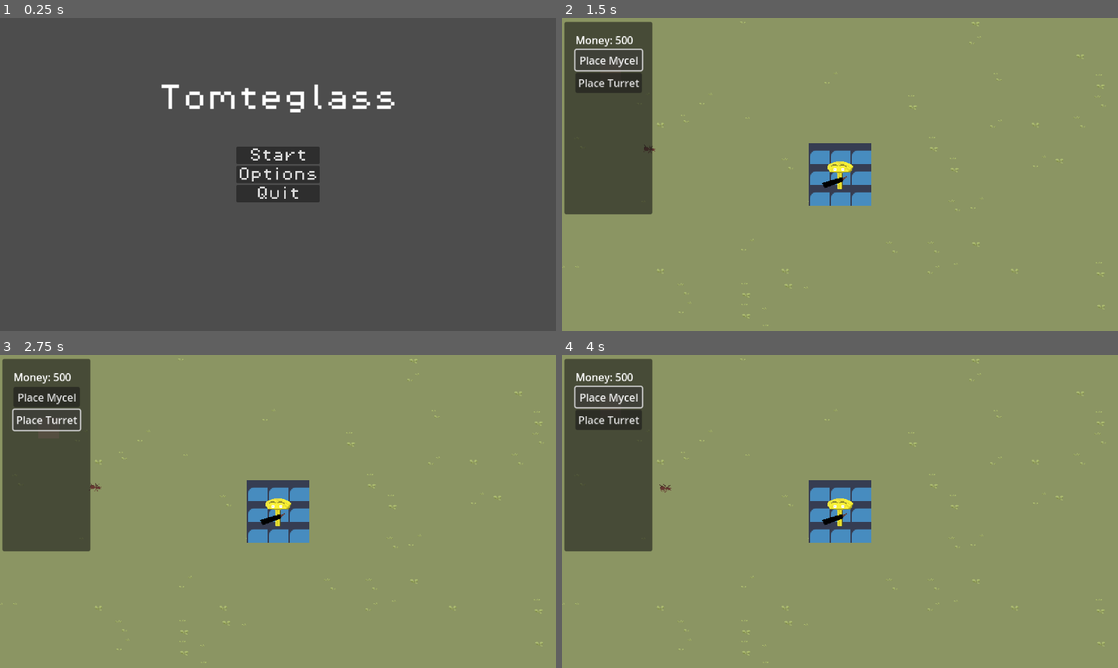
Above: before the commit, frames 1-4 (two rows, left to right).
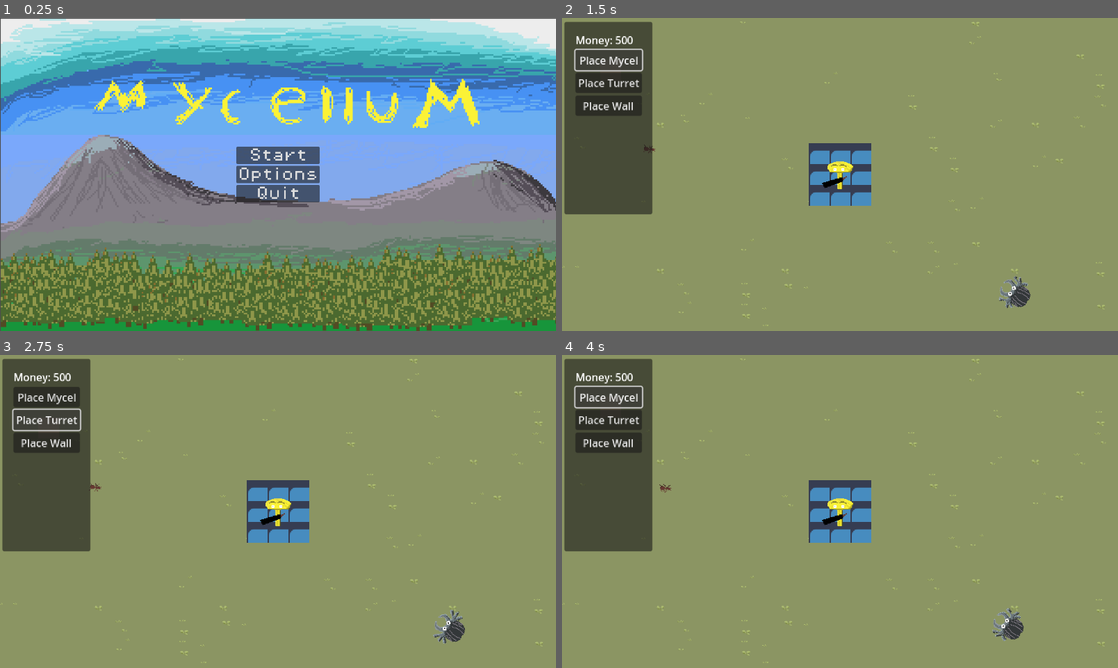
Above: after the commit, the same moments.

Repository: antax07/Tomteglass
Game: Godot game, scene res://scenes/main_menu.tscn
Same seed, same stepped clock (60 frames per second), same inputs: the game is played once before the commit and once after it. The engine's default icon, where the game draws it, is replaced by a stand-in: a white triangle on a blue panel in a dark square.
Inputs (mouse positions are in pixels of both pictures, inside the frame that each line leads up to):
- Up to frame 1 (0.25 s): no input
- Up to frame 2 (1.5 s): click "Start" at 0.5 s; click "Place Mycel" at 1.25 s
- Up to frame 3 (2.75 s): click "Place Turret" at 2 s
- Up to frame 4 (4 s): click (606, 442) at 2.75 s, where only the run after the commit has a clickable "Place Wall"; click "Place Mycel" at 3.5 s

The runs differ from the first frame. In frame 1, 98% of the frame differs, in the area x 0-100%, y 0-100%; in frame 2, 1.0%; in frame 3, 1.0%; in frame 4, 1.0%.

Commit message:
Jävla massa saker

Diff:
--- a/scenes/base_insect.tscn
+++ b/scenes/base_insect.tscn
@@ -1,7 +1,28 @@
-[gd_scene load_steps=21 format=3 uid="uid://b4x5pdb4av343"]
+[gd_scene load_steps=27 format=3 uid="uid://b4x5pdb4av343"]
 
 [ext_resource type="Script" path="res://scripts/base_insect.gd" id="1_l8n6i"]
 [ext_resource type="Texture2D" uid="uid://b4m463t6srq5u" path="res://assets/sprites/base_insect.png" id="2_eofkt"]
+[ext_resource type="Texture2D" uid="uid://2be42omsgt1g" path="res://assets/sprites/base_insect_attack.png" id="2_thha2"]
+
+[sub_resource type="AtlasTexture" id="AtlasTexture_nq5yg"]
+atlas = ExtResource("2_thha2")
+region = Rect2(0, 0, 32, 32)
+
+[sub_resource type="AtlasTexture" id="AtlasTexture_4qikm"]
+atlas = ExtResource("2_thha2")
+region = Rect2(32, 0, 32, 32)
+
+[sub_resource type="AtlasTexture" id="AtlasTexture_bxe14"]
+atlas = ExtResource("2_thha2")
+region = Rect2(64, 0, 32, 32)
+
+[sub_resource type="AtlasTexture" id="AtlasTexture_ex40j"]
+atlas = ExtResource("2_thha2")
+region = Rect2(96, 0, 32, 32)
+
+[sub_resource type="AtlasTexture" id="AtlasTexture_bac3v"]
+atlas = ExtResource("2_thha2")
+region = Rect2(128, 0, 32, 32)
 
 [sub_resource type="AtlasTexture" id="AtlasTexture_bojr6"]
 atlas = ExtResource("2_eofkt")
@@ -61,6 +82,26 @@
 
 [sub_resource type="SpriteFrames" id="SpriteFrames_k4hwo"]
 animations = [{
+"frames": [{
+"duration": 1.0,
+"texture": SubResource("AtlasTexture_nq5yg")
+}, {
+"duration": 1.0,
+"texture": SubResource("AtlasTexture_4qikm")
+}, {
+"duration": 1.0,
+"texture": SubResource("AtlasTexture_bxe14")
+}, {
+"duration": 1.0,
+"texture": SubResource("AtlasTexture_ex40j")
+}, {
+"duration": 1.0,
+"texture": SubResource("AtlasTexture_bac3v")
+}],
+"loop": true,
+"name": &"attack",
+"speed": 5.0
+}, {
 "frames": [{
 "duration": 1.0,
 "texture": SubResource("AtlasTexture_bojr6")
@@ -115,7 +156,7 @@
 }]
 
 [sub_resource type="RectangleShape2D" id="RectangleShape2D_m7nk1"]
-size = Vector2(6, 6)
+size = Vector2(22, 16)
 
 [sub_resource type="Animation" id="Animation_e0tdx"]
 resource_name = "death"
@@ -149,8 +190,9 @@
 
 [node name="AnimatedSprite2D" type="AnimatedSprite2D" parent="."]
 sprite_frames = SubResource("SpriteFrames_k4hwo")
-animation = &"death"
+animation = &"attack"
 autoplay = "walk"
+frame_progress = 0.431087
 
 [node name="CollisionShape2D" type="CollisionShape2D" parent="."]
 shape = SubResource("RectangleShape2D_m7nk1")
--- a/scenes/base_turret_mushroom.tscn
+++ b/scenes/base_turret_mushroom.tscn
@@ -270,6 +270,27 @@
 
 [sub_resource type="CircleShape2D" id="CircleShape2D_dciat"]
 radius = 245.008
+
+[sub_resource type="Animation" id="Animation_u0p8i"]
+resource_name = "death"
+length = 3.0
+tracks/0/type = "method"
+tracks/0/imported = false
+tracks/0/enabled = true
+tracks/0/path = NodePath(".")
+tracks/0/interp = 1
+tracks/0/loop_wrap = true
+tracks/0/keys = {
+"times": PackedFloat32Array(0, 3),
+"transitions": PackedFloat32Array(1, 1),
+"values": [{
+"args": [],
+"method": &"death_animation"
+}, {
+"args": [],
+"method": &"queue_free"
+}]
+}
 
 [sub_resource type="Animation" id="Animation_f85h8"]
 resource_name = "launch"
@@ -292,27 +313,6 @@
 }]
 }
 
-[sub_resource type="Animation" id="Animation_u0p8i"]
-resource_name = "death"
-length = 3.0
-tracks/0/type = "method"
-tracks/0/imported = false
-tracks/0/enabled = true
-tracks/0/path = NodePath(".")
-tracks/0/interp = 1
-tracks/0/loop_wrap = true
-tracks/0/keys = {
-"times": PackedFloat32Array(0, 3),
-"transitions": PackedFloat32Array(1, 1),
-"values": [{
-"args": [],
-"method": &"death_animation"
-}, {
-"args": [],
-"method": &"queue_free"
-}]
-}
-
 [sub_resource type="AnimationLibrary" id="AnimationLibrary_7hq7k"]
 _data = {
 "death": SubResource("Animation_u0p8i"),
--- a/scenes/main.tscn
+++ b/scenes/main.tscn
@@ -66,3 +66,6 @@
 tile_set = SubResource("TileSet_oe74n")
 format = 2
 layer_0/tile_data = PackedInt32Array(-1, 0, 0, 65534, 0, 0, 262138, 0, 0, 196603, 0, 0, 262140, 0, 0, 196611, 0, 0, 196 …(9242 unchanged characters)…
+
+[node name="Strong Insect" parent="." instance=ExtResource("4_30vgc")]
+position = Vector2(270.255, 183)
--- a/scenes/main_menu.tscn
+++ b/scenes/main_menu.tscn
@@ -1,7 +1,44 @@
-[gd_scene load_steps=3 format=3 uid="uid://cjdk11pkyroey"]
+[gd_scene load_steps=9 format=3 uid="uid://cjdk11pkyroey"]
 
 [ext_resource type="FontFile" uid="uid://domppl16314ho" path="res://assets/fonts/PixelOperator8.ttf" id="1_3noff"]
 [ext_resource type="Script" path="res://scripts/main_menu.gd" id="1_r71lk"]
+[ext_resource type="Texture2D" uid="uid://bt25axnhpxeen" path="res://assets/sprites/main_menu.png" id="3_cjye6"]
+
+[sub_resource type="AtlasTexture" id="AtlasTexture_60gxv"]
+atlas = ExtResource("3_cjye6")
+region = Rect2(0, 0, 320, 180)
+
+[sub_resource type="AtlasTexture" id="AtlasTexture_8w0hj"]
+atlas = ExtResource("3_cjye6")
+region = Rect2(320, 0, 320, 180)
+
+[sub_resource type="AtlasTexture" id="AtlasTexture_oxnim"]
+atlas = ExtResource("3_cjye6")
+region = Rect2(640, 0, 320, 180)
+
+[sub_resource type="AtlasTexture" id="AtlasTexture_4i6x0"]
+atlas = ExtResource("3_cjye6")
+region = Rect2(960, 0, 320, 180)
+
+[sub_resource type="SpriteFrames" id="SpriteFrames_4ivk0"]
+animations = [{
+"frames": [{
+"duration": 1.0,
+"texture": SubResource("AtlasTexture_60gxv")
+}, {
+"duration": 1.0,
+"texture": SubResource("AtlasTexture_8w0hj")
+}, {
+"duration": 1.0,
+"texture": SubResource("AtlasTexture_oxnim")
+}, {
+"duration": 1.0,
+"texture": SubResource("AtlasTexture_4i6x0")
+}],
+"loop": true,
+"name": &"default",
+"speed": 7.0
+}]
 
 [node name="Main Menu" type="Control"]
 layout_mode = 3
@@ -13,6 +50,7 @@
 script = ExtResource("1_r71lk")
 
 [node name="TitleLable" type="Label" parent="."]
+visible = false
 layout_mode = 1
 anchors_preset = 5
 anchor_left = 0.5
@@ -58,6 +96,14 @@
 theme_override_font_sizes/font_size = 32
 text = "Quit"
 
+[node name="AnimatedSprite2D" type="AnimatedSprite2D" parent="."]
+z_index = -5
+position = Vector2(650, 366.5)
+scale = Vector2(4.05, 4.05)
+sprite_frames = SubResource("SpriteFrames_4ivk0")
+autoplay = "default"
+frame_progress = 0.132051
+
 [connection signal="pressed" from="VBoxContainer/StartButton" to="." method="_on_start_button_pressed"]
 [connection signal="pressed" from="VBoxContainer/OptionsButton" to="." method="_on_options_button_pressed"]
 [connection signal="pressed" from="VBoxContainer/QuitButton" to="." method="_on_quit_button_pressed"]
--- a/scenes/strong_insect.tscn
+++ b/scenes/strong_insect.tscn
@@ -1,7 +1,189 @@
-[gd_scene load_steps=3 format=3 uid="uid://c8wry8l36soej"]
+[gd_scene load_steps=27 format=3 uid="uid://c8wry8l36soej"]
 
 [ext_resource type="PackedScene" uid="uid://b4x5pdb4av343" path="res://scenes/base_insect.tscn" id="1_y0bbk"]
 [ext_resource type="Script" path="res://scripts/strong_insect.gd" id="2_3u3se"]
+[ext_resource type="Texture2D" uid="uid://bo0qg01hxt8q7" path="res://assets/sprites/strong_insect.png" id="3_tk7ii"]
+
+[sub_resource type="AtlasTexture" id="AtlasTexture_5djih"]
+atlas = ExtResource("3_tk7ii")
+region = Rect2(192, 0, 64, 64)
+
+[sub_resource type="AtlasTexture" id="AtlasTexture_f3mxx"]
+atlas = ExtResource("3_tk7ii")
+region = Rect2(256, 0, 64, 64)
+
+[sub_resource type="AtlasTexture" id="AtlasTexture_lb3y2"]
+atlas = ExtResource("3_tk7ii")
+region = Rect2(320, 0, 64, 64)
+
+[sub_resource type="AtlasTexture" id="AtlasTexture_8w8s3"]
+atlas = ExtResource("3_tk7ii")
+region = Rect2(384, 0, 64, 64)
+
+[sub_resource type="AtlasTexture" id="AtlasTexture_7j1ef"]
+atlas = ExtResource("3_tk7ii")
+region = Rect2(448, 0, 64, 64)
+
+[sub_resource type="AtlasTexture" id="AtlasTexture_4oeja"]
+atlas = ExtResource("3_tk7ii")
+region = Rect2(512, 0, 64, 64)
+
+[sub_resource type="AtlasTexture" id="AtlasTexture_sorwe"]
+atlas = ExtResource("3_tk7ii")
+region = Rect2(576, 0, 64, 64)
+
+[sub_resource type="AtlasTexture" id="AtlasTexture_wqeg1"]
+atlas = ExtResource("3_tk7ii")
+region = Rect2(640, 0, 64, 64)
+
+[sub_resource type="AtlasTexture" id="AtlasTexture_58nbl"]
+atlas = ExtResource("3_tk7ii")
+region = Rect2(704, 0, 64, 64)
+
+[sub_resource type="AtlasTexture" id="AtlasTexture_3muo4"]
+atlas = ExtResource("3_tk7ii")
+region = Rect2(768, 0, 64, 64)
+
+[sub_resource type="AtlasTexture" id="AtlasTexture_nmn8q"]
+atlas = ExtResource("3_tk7ii")
+region = Rect2(832, 0, 64, 64)
+
+[sub_resource type="AtlasTexture" id="AtlasTexture_bbyd5"]
+atlas = ExtResource("3_tk7ii")
+region = Rect2(896, 0, 64, 64)
+
+[sub_resource type="AtlasTexture" id="AtlasTexture_p03hb"]
+atlas = ExtResource("3_tk7ii")
+region = Rect2(960, 0, 64, 64)
+
+[sub_resource type="AtlasTexture" id="AtlasTexture_m88lq"]
+atlas = ExtResource("3_tk7ii")
+region = Rect2(1024, 0, 64, 64)
+
+[sub_resource type="AtlasTexture" id="AtlasTexture_p3hf4"]
+atlas = ExtResource("3_tk7ii")
+region = Rect2(1088, 0, 64, 64)
+
+[sub_resource type="AtlasTexture" id="AtlasTexture_qxvew"]
+atlas = ExtResource("3_tk7ii")
+region = Rect2(1152, 0, 64, 64)
+
+[sub_resource type="AtlasTexture" id="AtlasTexture_a6aos"]
+atlas = ExtResource("3_tk7ii")
+region = Rect2(1216, 0, 64, 64)
+
+[sub_resource type="AtlasTexture" id="AtlasTexture_obele"]
+atlas = ExtResource("3_tk7ii")
+region = Rect2(1280, 0, 64, 64)
+
+[sub_resource type="AtlasTexture" id="AtlasTexture_g80jb"]
+atlas = ExtResource("3_tk7ii")
+region = Rect2(1344, 0, 64, 64)
+
+[sub_resource type="AtlasTexture" id="AtlasTexture_bj8yp"]
+atlas = ExtResource("3_tk7ii")
+region = Rect2(0, 0, 64, 64)
+
+[sub_resource type="AtlasTexture" id="AtlasTexture_ggl8y"]
+atlas = ExtResource("3_tk7ii")
+region = Rect2(64, 0, 64, 64)
+
+[sub_resource type="AtlasTexture" id="AtlasTexture_lw3ts"]
+atlas = ExtResource("3_tk7ii")
+region = Rect2(128, 0, 64, 64)
+
+[sub_resource type="SpriteFrames" id="SpriteFrames_sldy8"]
+animations = [{
+"frames": [{
+"duration": 1.0,
+"texture": SubResource("AtlasTexture_5djih")
+}, {
+"duration": 1.0,
+"texture": SubResource("AtlasTexture_f3mxx")
+}, {
+"duration": 1.0,
+"texture": SubResource("AtlasTexture_lb3y2")
+}, {
+"duration": 1.0,
+"texture": SubResource("AtlasTexture_8w8s3")
+}],
+"loop": true,
+"name": &"dame",
+"speed": 5.0
+}, {
+"frames": [{
+"duration": 1.0,
+"texture": SubResource("AtlasTexture_7j1ef")
+}, {
+"duration": 1.0,
+"texture": SubResource("AtlasTexture_4oeja")
+}, {
+"duration": 1.0,
+"texture": SubResource("AtlasTexture_sorwe")
+}, {
+"duration": 1.0,
+"texture": SubResource("AtlasTexture_wqeg1")
+}, {
+"duration": 1.0,
+"texture": SubResource("AtlasTexture_58nbl")
+}, {
+"duration": 1.0,
+"texture": SubResource("AtlasTexture_3muo4")
+}, {
+"duration": 1.0,
+"texture": SubResource("AtlasTexture_nmn8q")
+}, {
+"duration": 1.0,
+"texture": SubResource("AtlasTexture_bbyd5")
+}, {
+"duration": 1.0,
+"texture": SubResource("AtlasTexture_p03hb")
+}, {
+"duration": 1.0,
+"texture": SubResource("AtlasTexture_m88lq")
+}, {
+"duration": 1.0,
+"texture": SubResource("AtlasTexture_p3hf4")
+}, {
+"duration": 1.0,
+"texture": SubResource("AtlasTexture_qxvew")
+}, {
+"duration": 1.0,
+"texture": SubResource("AtlasTexture_a6aos")
+}, {
+"duration": 1.0,
+"texture": SubResource("AtlasTexture_obele")
+}, {
+"duration": 1.0,
+"texture": SubResource("AtlasTexture_g80jb")
+}],
+"loop": false,
+"name": &"death",
+"speed": 5.0
+}, {
+"frames": [{
+"duration": 1.0,
+"texture": SubResource("AtlasTexture_bj8yp")
+}, {
+"duration": 1.0,
+"texture": SubResource("AtlasTexture_ggl8y")
+}, {
+"duration": 1.0,
+"texture": SubResource("AtlasTexture_lw3ts")
+}],
+"loop": true,
+"name": &"walk",
+"speed": 3.0
+}]
 
 [node name="Strong Insect" instance=ExtResource("1_y0bbk")]
 script = ExtResource("2_3u3se")
+
+[node name="AnimatedSprite2D" parent="." index="0"]
+rotation = 1.5708
+sprite_frames = SubResource("SpriteFrames_sldy8")
+animation = &"death"
+frame_progress = 0.0
+
+[node name="CollisionShape2D" parent="." index="1"]
+position = Vector2(-11.5, 0)
--- a/scenes/ui.tscn
+++ b/scenes/ui.tscn
@@ -41,5 +41,11 @@
 layout_mode = 2
 text = "Place Turret"
 
+[node name="WallButton" type="Button" parent="Panel/VBoxContainer"]
+layout_mode = 2
+text = "Place Wall"
+
 [connection signal="pressed" from="Panel/VBoxContainer/MycelButton" to="." method="_on_mycel_button_pressed"]
 [connection signal="pressed" from="Panel/VBoxContainer/TurretButton" to="." method="_on_turret_button_pressed"]
+[connection signal="pressed" from="Panel/VBoxContainer/WallButton" to="." method="_on_turret_button_pressed"]
+[connection signal="pressed" from="Panel/VBoxContainer/WallButton" to="." method="_on_wall_button_pressed"]
--- /dev/null
+++ b/scenes/wall_mushroom.gd
@@ -0,0 +1,27 @@
+extends StaticBody2D
+
+@export var health: int = 250
+
+@onready var animated_sprite = $AnimatedSprite2D
+@onready var animation_player = $AnimationPlayer
+@onready var collision_shape_2d = $CollisionShape2D
+
+var alive = true
+
+func _ready() -> void:
+	add_to_group("mushrooms")
+
+func death_animation() -> void:
+	animated_sprite.play("death")
+
+func take_damage(amount: int) -> void:
+	print(health)
+	health -= amount
+	if health <= 0:
+		die()
+
+func die() -> void:
+	alive = false
+	remove_from_group("mushrooms")
+	collision_shape_2d.queue_free()
+	animation_player.play("death")
--- /dev/null
+++ b/scenes/wall_mushroom.tscn
@@ -0,0 +1,185 @@
+[gd_scene load_steps=24 format=3 uid="uid://2ida083lhfnh"]
+
+[ext_resource type="Script" path="res://scenes/wall_mushroom.gd" id="1_lmkoh"]
+[ext_resource type="Texture2D" uid="uid://b84cdcsmdacf1" path="res://assets/sprites/wall_mushroom.png" id="1_opg2y"]
+
+[sub_resource type="AtlasTexture" id="AtlasTexture_ge6vm"]
+atlas = ExtResource("1_opg2y")
+region = Rect2(64, 0, 32, 32)
+
+[sub_resource type="AtlasTexture" id="AtlasTexture_lbp6f"]
+atlas = ExtResource("1_opg2y")
+region = Rect2(96, 0, 32, 32)
+
+[sub_resource type="AtlasTexture" id="AtlasTexture_p6fyn"]
+atlas = ExtResource("1_opg2y")
+region = Rect2(128, 0, 32, 32)
+
+[sub_resource type="AtlasTexture" id="AtlasTexture_0s6a6"]
+atlas = ExtResource("1_opg2y")
+region = Rect2(160, 0, 32, 32)
+
+[sub_resource type="AtlasTexture" id="AtlasTexture_vo3ge"]
+atlas = ExtResource("1_opg2y")
+region = Rect2(192, 0, 32, 32)
+
+[sub_resource type="AtlasTexture" id="AtlasTexture_8gu5b"]
+atlas = ExtResource("1_opg2y")
+region = Rect2(224, 0, 32, 32)
+
+[sub_resource type="AtlasTexture" id="AtlasTexture_od7mg"]
+atlas = ExtResource("1_opg2y")
+region = Rect2(256, 0, 32, 32)
+
+[sub_resource type="AtlasTexture" id="AtlasTexture_p4nnw"]
+atlas = ExtResource("1_opg2y")
+region = Rect2(288, 0, 32, 32)
+
+[sub_resource type="AtlasTexture" id="AtlasTexture_piknh"]
+atlas = ExtResource("1_opg2y")
+region = Rect2(320, 0, 32, 32)
+
+[sub_resource type="AtlasTexture" id="AtlasTexture_imaax"]
+atlas = ExtResource("1_opg2y")
+region = Rect2(352, 0, 32, 32)
+
+[sub_resource type="AtlasTexture" id="AtlasTexture_sxgbr"]
+atlas = ExtResource("1_opg2y")
+region = Rect2(384, 0, 32, 32)
+
+[sub_resource type="AtlasTexture" id="AtlasTexture_r336q"]
+atlas = ExtResource("1_opg2y")
+region = Rect2(416, 0, 32, 32)
+
+[sub_resource type="AtlasTexture" id="AtlasTexture_ejc28"]
+atlas = ExtResource("1_opg2y")
+region = Rect2(448, 0, 32, 32)
+
+[sub_resource type="AtlasTexture" id="AtlasTexture_2u4vb"]
+atlas = ExtResource("1_opg2y")
+region = Rect2(480, 0, 32, 32)
+
+[sub_resource type="AtlasTexture" id="AtlasTexture_mjhfv"]
+atlas = ExtResource("1_opg2y")
+region = Rect2(512, 0, 32, 32)
+
+[sub_resource type="AtlasTexture" id="AtlasTexture_1lf1p"]
+atlas = ExtResource("1_opg2y")
+region = Rect2(0, 0, 32, 32)
+
+[sub_resource type="AtlasTexture" id="AtlasTexture_u6u4g"]
+atlas = ExtResource("1_opg2y")
+region = Rect2(32, 0, 32, 32)
+
+[sub_resource type="SpriteFrames" id="SpriteFrames_xj4wk"]
+animations = [{
+"frames": [{
+"duration": 1.0,
+"texture": SubResource("AtlasTexture_ge6vm")
+}, {
+"duration": 1.0,
+"texture": SubResource("AtlasTexture_lbp6f")
+}, {
+"duration": 1.0,
+"texture": SubResource("AtlasTexture_p6fyn")
+}, {
+"duration": 1.0,
+"texture": SubResource("AtlasTexture_0s6a6")
+}, {
+"duration": 1.0,
+"texture": SubResource("AtlasTexture_vo3ge")
+}, {
+"duration": 1.0,
+"texture": SubResource("AtlasTexture_8gu5b")
+}, {
+"duration": 1.0,
+"texture": SubResource("AtlasTexture_od7mg")
+}, {
+"duration": 1.0,
+"texture": SubResource("AtlasTexture_p4nnw")
+}, {
+"duration": 1.0,
+"texture": SubResource("AtlasTexture_piknh")
+}, {
+"duration": 1.0,
+"texture": SubResource("AtlasTexture_imaax")
+}, {
+"duration": 1.0,
+"texture": SubResource("AtlasTexture_sxgbr")
+}, {
+"duration": 1.0,
+"texture": SubResource("AtlasTexture_r336q")
+}, {
+"duration": 1.0,
+"texture": SubResource("AtlasTexture_ejc28")
+}, {
+"duration": 1.0,
+"texture": SubResource("AtlasTexture_2u4vb")
+}, {
+"duration": 1.0,
+"texture": SubResource("AtlasTexture_mjhfv")
+}],
+"loop": false,
+"name": &"death",
+"speed": 5.0
+}, {
+"frames": [{
+"duration": 1.0,
+"texture": SubResource("AtlasTexture_1lf1p")
+}, {
+"duration": 1.0,
+"texture": SubResource("AtlasTexture_u6u4g")
+}],
+"loop": true,
+"name": &"idle",
+"speed": 5.0
+}]
+
+[sub_resource type="RectangleShape2D" id="RectangleShape2D_lhrmi"]
+size = Vector2(4, 20)
+
+[sub_resource type="Animation" id="Animation_ahpla"]
+resource_name = "death"
+length = 3.0
+tracks/0/type = "method"
+tracks/0/imported = false
+tracks/0/enabled = true
+tracks/0/path = NodePath(".")
+tracks/0/interp = 1
+tracks/0/loop_wrap = true
+tracks/0/keys = {
+"times": PackedFloat32Array(0, 2.4),
+"transitions": PackedFloat32Array(1, 1),
+"values": [{
+"args": [],
+"method": &"death_animation"
+}, {
+"args": [],
+"method": &"queue_free"
+}]
+}
+
+[sub_resource type="AnimationLibrary" id="AnimationLibrary_km888"]
+_data = {
+"death": SubResource("Animation_ahpla")
+}
+
+[node name="Wall Mushroom" type="StaticBody2D"]
+collision_mask = 0
+script = ExtResource("1_lmkoh")
+
+[node name="AnimatedSprite2D" type="AnimatedSprite2D" parent="."]
+sprite_frames = SubResource("SpriteFrames_xj4wk")
+animation = &"death"
+autoplay = "idle"
+frame = 14
+frame_progress = 1.0
+
+[node name="CollisionShape2D" type="CollisionShape2D" parent="."]
+position = Vector2(-1, 2)
+shape = SubResource("RectangleShape2D_lhrmi")
+
+[node name="AnimationPlayer" type="AnimationPlayer" parent="."]
+libraries = {
+"": SubResource("AnimationLibrary_km888")
+}
--- a/scripts/base_insect.gd
+++ b/scripts/base_insect.gd
@@ -11,6 +11,7 @@
 var target: StaticBody2D = null
 var attack_timer: float = 0.0
 var contains_money: bool = true
+var last_mushroom = null
 
 func _physics_process(delta: float) -> void:
 	find_nearest_mushroom()
@@ -34,10 +35,14 @@
 		if distance < closest_distance:
 			closest_distance = distance
 			target = mushroom
+	if target != last_mushroom:
+		animated_sprite.play("walk")
+	last_mushroom = target
 
 func attack_target() -> void:
 	if target != null:
 		target.take_damage(attack_damage)
+		animated_sprite.play("attack")
 
 func is_alive() -> bool:
 	if health > 0:
--- a/scripts/base_turret_mushroom.gd
+++ b/scripts/base_turret_mushroom.gd
@@ -60,7 +60,6 @@
 
 func take_damage(amount: int) -> void:
 	health -= amount
-	#animated_sprite.play("hurt")
 	if health <= 0:
 		die()
 
--- a/scripts/fast_insect.gd
+++ b/scripts/fast_insect.gd
@@ -2,3 +2,4 @@
 
 func _ready() -> void:
 	speed = 15.0
+	health = 100
--- a/scripts/grid.gd
+++ b/scripts/grid.gd
@@ -10,6 +10,7 @@
 
 const MYCEL_COST = 10
 const TURRET_COST = 50
+const WALL_COST = 20
 
 var grid_map = {}
 
@@ -45,13 +46,9 @@
 		grid_map[grid_pos] = obj
 		obj.position = grid_to_world(grid_pos)
 		add_child(obj)
-		print("Placed object at: ", grid_pos)
-	else:
-		print("Position already occupied: ", grid_pos)
 
 func can_place_mycel(grid_pos: Vector2) -> bool:
 	if is_occupied(grid_pos):
-		print("Grid position is occupied: ", grid_pos)
 		return false
 	var neighbors = [
 		grid_pos + Vector2(1, 0),
@@ -61,21 +58,16 @@
 	]
 	for neighbor in neighbors:
 		if is_occupied(neighbor) and grid_map[neighbor].get_script() == mycel_scene.get_script():
-			print("Can place mycel at: ", grid_pos, " Neighbor: ", neighbor)
 			return true
-	print("Cannot place mycel at: ", grid_pos)
 	return false
 
 func place_mycel(grid_pos: Vector2) -> void:
 	if can_place_mycel(grid_pos):
 		var mycel = mycel_scene.instantiate()
 		place_object(grid_pos, mycel)
-	else:
-		print("Failed to place mycel at: ", grid_pos)
 
 func can_place_turret_mushroom(grid_pos: Vector2) -> bool:
 	if is_occupied(grid_pos):
-		print("Grid position is occupied: ", grid_pos)
 		return false
 	var neighbors = [
 		grid_pos + Vector2(1, 0),
@@ -85,17 +77,13 @@
 	]
 	for neighbor in neighbors:
 		if is_occupied(neighbor) and grid_map[neighbor].get_script() == mycel_scene.get_script():
-			print("Can place turret mushroom at: ", grid_pos, " Neighbor: ", neighbor)
 			return true
-	print("Cannot place turret mushroom at: ", grid_pos)
 	return false
 
 func place_turret_mushroom(grid_pos: Vector2, turret_mushroom_scene: PackedScene) -> void:
 	if can_place_turret_mushroom(grid_pos):
 		var turret_mushroom = turret_mushroom_scene.instantiate()
 		place_object(grid_pos, turret_mushroom)
-	else:
-		print("Failed to place turret mushroom at: ", grid_pos)
 
 func update_cursor_highlight(mouse_pos: Vector2, build_mode: int) -> void:
 
@@ -112,6 +100,8 @@
 		valid = can_place_mycel(grid_pos) and ui.money > MYCEL_COST
 	elif build_mode == ui.BuildMode.TURRET:
 		valid = can_place_turret_mushroom(grid_pos)  and ui.money > TURRET_COST
+	elif build_mode == ui.BuildMode.WALL:
+		valid = can_place_turret_mushroom(grid_pos)  and ui.money > WALL_COST
 	else:
 		valid = false
 
--- a/scripts/player_mushroom.gd
+++ b/scripts/player_mushroom.gd
@@ -35,7 +35,6 @@
 	health -= amount
 	if health <= 0:
 		die()
-	print(health)
 
 func die() -> void:
 	get_tree().reload_current_scene()
--- a/scripts/strong_insect.gd
+++ b/scripts/strong_insect.gd
@@ -1,5 +1,13 @@
 extends "res://scripts/base_insect.gd"
+@onready var animated_sprite_2d = $AnimatedSprite2D
 
 func _ready() -> void:
 	speed = 5.0
-	attack_damage = 200.0
+	attack_damage = 50.0
+	health = 250
+
+
+func attack_target() -> void:
+	if target != null:
+		target.take_damage(attack_damage)
+		animated_sprite_2d.play("dame")
--- a/scripts/test_mycel.gd
+++ b/scripts/test_mycel.gd
@@ -6,7 +6,7 @@
 
 const MYCEL_COST = 10
 const TURRET_COST = 50
-
+const WALL_COST = 20
 
 
 func _input(event):
@@ -18,25 +18,18 @@
 		var world_pos = camera.get_global_mouse_position() + Vector2(16, 16)
 		var grid_pos = grid.world_to_grid(world_pos)
 
-		print("Mouse position: ", event.position, " World position: ", world_pos, " Grid position: ", grid_pos)
-
 		var build_mode = ui.get_current_mode()
 		if build_mode == ui.BuildMode.MYCEL:
 			if grid.can_place_mycel(grid_pos):
 				if ui.spend_money(MYCEL_COST):
 					grid.place_mycel(grid_pos)
-				else:
-					print("Not enough money to place mycel.")
-			else:
-				print("Cannot place mycel at: ", grid_pos)
 		elif build_mode == ui.BuildMode.TURRET:
 			if grid.can_place_turret_mushroom(grid_pos):
 				if ui.spend_money(TURRET_COST):
 					grid.place_turret_mushroom(grid_pos, preload("res://scenes/base_turret_mushroom.tscn"))
-				else:
-					print("Not enough money to place turret.")
-			else:
-				print("Cannot place turret at: ", grid_pos)
-
+		elif build_mode == ui.BuildMode.WALL:
+			if grid.can_place_turret_mushroom(grid_pos):
+				if ui.spend_money(WALL_COST):
+					grid.place_turret_mushroom(grid_pos, preload("res://scenes/wall_mushroom.tscn"))
 func enemy_killed():
 	ui.add_money(20)
--- a/scripts/ui.gd
+++ b/scripts/ui.gd
@@ -1,15 +1,17 @@
 extends Control
 
-enum BuildMode { NONE, MYCEL, TURRET }
+enum BuildMode { NONE, MYCEL, TURRET, WALL }
 var current_mode = BuildMode.NONE
 
 var money = 500
 
 const MYCEL_COST = 10
 const TURRET_COST = 50
+const WALL_COST = 20
 
 @onready var mycel_button = $Panel/VBoxContainer/MycelButton
 @onready var turret_button = $Panel/VBoxContainer/TurretButton
+@onready var wall_button = $Panel/VBoxContainer/WallButton
 @onready var money_label = $Panel/VBoxContainer/MoneyLabel
 
 func _ready():
@@ -21,11 +23,12 @@
 
 func _on_mycel_button_pressed() -> void:
 	current_mode = BuildMode.MYCEL
-	print("Build mode set to MYCEL")
 
 func _on_turret_button_pressed() -> void:
 	current_mode = BuildMode.TURRET
-	print("Build mode set to TURRET")
+
+func _on_wall_button_pressed():
+	current_mode = BuildMode.WALL
 
 func get_current_mode() -> BuildMode:
 	return current_mode
Binary file added: assets/sprites/base_insect_attack.png
Not shown, added: assets/sprites/base_insect_attack.png.import
Binary file added: assets/sprites/main_menu.png
Not shown, added: assets/sprites/main_menu.png.import
Binary file added: assets/sprites/strong_insect.png
Not shown, added: assets/sprites/strong_insect.png.import
Binary file added: assets/sprites/wall_mushroom.png
Not shown, added: assets/sprites/wall_mushroom.png.import
Binary file added: scenes/main_menu.png
Not shown, added: scenes/main_menu.png.import
Binary file added: scenes/wall_mushroom.png
Not shown, added: scenes/wall_mushroom.png.import
